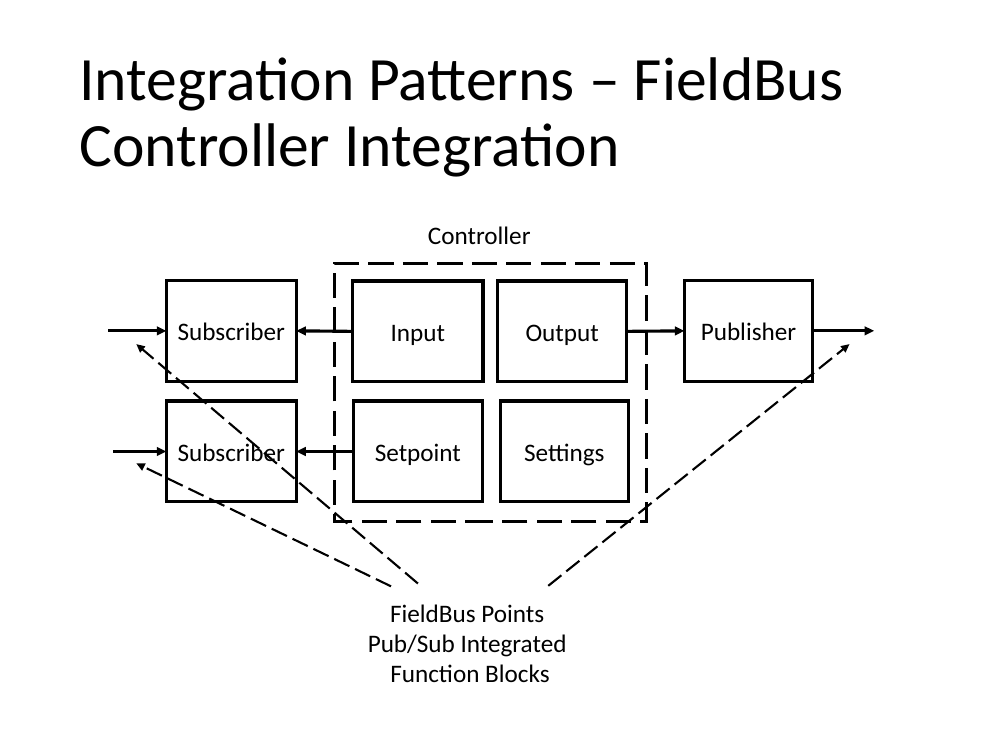
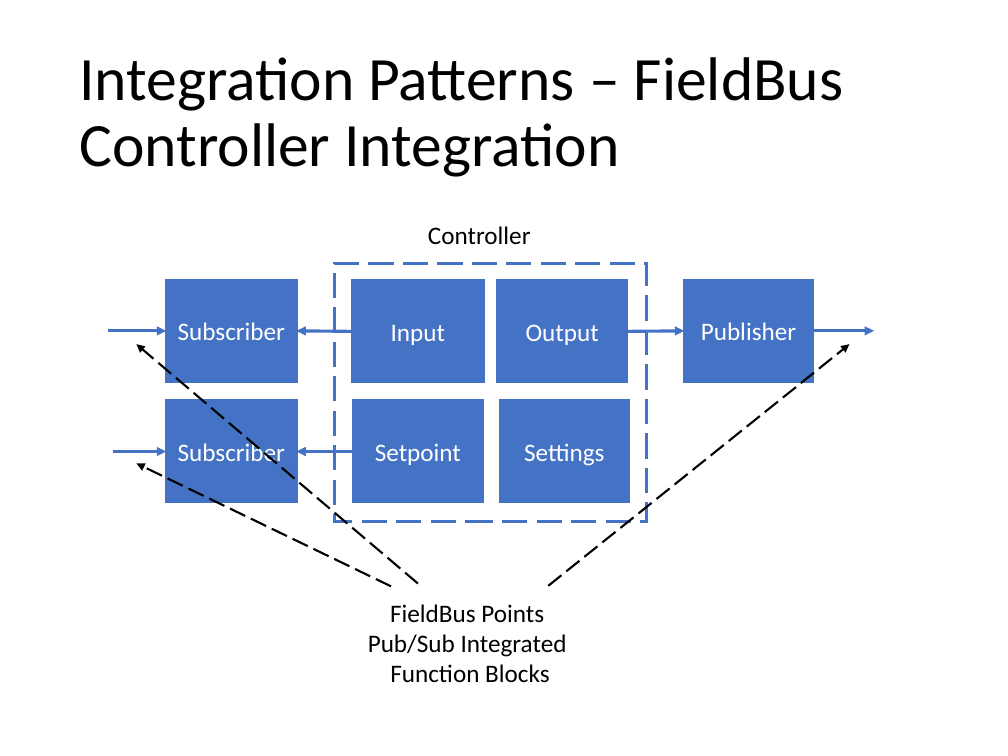
Before and after one commit to mjkoster/onefb-ide, a slide deck: slide 16 of documents/IotForIndustrialControls.pptx. Drawn at 1008x756 pixels with LibreOffice and Linux fonts; fonts in the diff are those of the drawing. Boxes give left, top, right and bottom in pixels: in the first picture for what was removed or moved away, otherwise in the second. Text is boxed around its words. In the diff, an @@ line names an element or a change of style, - is before the commit and + after.

Commit message:
Cosmetic update
Color on integration slides

```diff
--- a/documents/IotForIndustrialControls.pptx
+++ b/documents/IotForIndustrialControls.pptx
@@ rectangle at <box>335,263,647,521</box>: outline #000000 2.25 pt dashed to #4472C4 2.25 pt dashed @@
@@ arrow (108, 331) - (166, 331): stroke #000000 2.25 pt to #4472C4 2.25 pt @@
@@ arrow (296, 331) - (353, 332): stroke #000000 2.25 pt to #4472C4 2.25 pt @@
@@ arrow (627, 332) - (684, 331): stroke #000000 2.25 pt to #4472C4 2.25 pt @@
@@ arrow (812, 331) - (874, 331): stroke #000000 2.25 pt to #4472C4 2.25 pt @@
@@ text colour #000000 to #FFFFFF; fill none to #4472C4; outline #000000 2.25 pt to #4472C4 2.25 pt in 7 elements at <box>353,281,483,382</box>, <box>498,281,627,382</box>, <box>354,401,483,502</box>, <box>500,401,629,502</box>, <box>684,280,813,381</box>, <box>166,280,296,381</box>, <box>166,401,296,502</box> @@
@@ arrow (113, 452) - (166, 452): stroke #000000 2.25 pt to #4472C4 2.25 pt @@
@@ arrow (296, 452) - (354, 452): stroke #000000 2.25 pt to #4472C4 2.25 pt @@
```
Also in this commit, not shown: 3 other slides changed, 1 other file.
